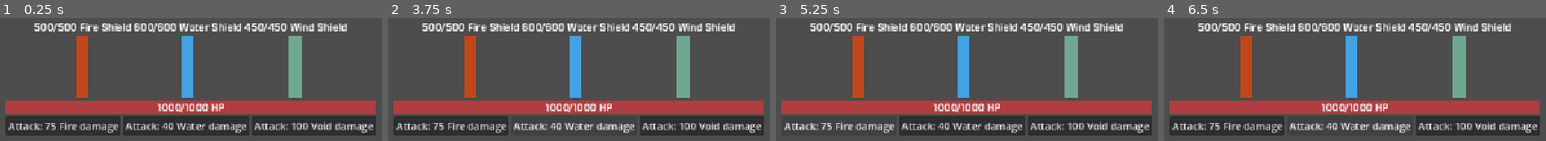
Above: before the commit, frames 1-4 (left to right).
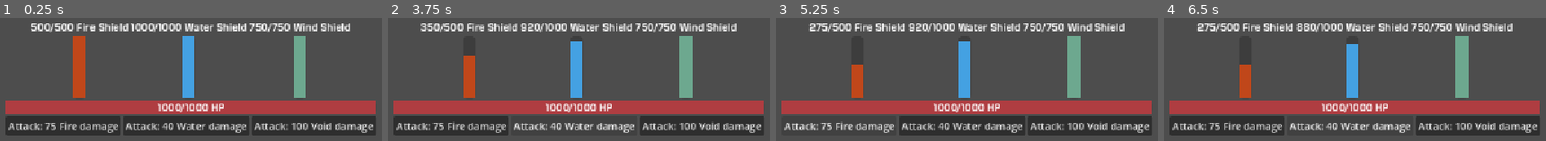
Above: after the commit, the same moments.

Repository: Hazarral/goodnight-Lerax-xathos
Game: Godot game, scene res://canvas_layer.tscn
Same seed, same stepped clock (60 frames per second), same inputs: the game is played once before the commit and once after it.
Inputs:
- Up to frame 1 (0.25 s): no input
- Up to frame 2 (3.75 s): click "Attack: 75 Fire damage" at 0.5 s; click "Attack: 40 Water damage" at 1.25 s; click "Attack: 100 Void damage" at 2 s; click "Attack: 75 Fire damage" at 2.75 s; click "Attack: 40 Water damage" at 3.5 s
- Up to frame 3 (5.25 s): click "Attack: 100 Void damage" at 4.25 s; click "Attack: 75 Fire damage" at 5 s
- Up to frame 4 (6.5 s): click "Attack: 40 Water damage" at 5.75 s

The runs differ from the first frame. In frame 1, 6.3% of the frame differs, in the area x 8-92%, y 4-65%; in frame 2, 5.7%; in frame 3, 6.0%; in frame 4, 6.1%.

Commit message:
updated to entity

Diff:
--- a/canvas_layer.tscn
+++ b/canvas_layer.tscn
@@ -34,17 +34,12 @@
 
 [node name="FireShield" parent="VBoxContainer/Shields" unique_id=1984936909 instance=ExtResource("2_mx0kw")]
 layout_mode = 2
-shield_max_value = 500
 
 [node name="WaterShield" parent="VBoxContainer/Shields" unique_id=63942217 instance=ExtResource("2_mx0kw")]
 layout_mode = 2
-damage_type = 1
-shield_max_value = 600
 
 [node name="WindShield" parent="VBoxContainer/Shields" unique_id=214922995 instance=ExtResource("2_mx0kw")]
 layout_mode = 2
-damage_type = 2
-shield_max_value = 450
 
 [node name="HPBar" type="ProgressBar" parent="VBoxContainer" unique_id=598835160]
 custom_minimum_size = Vector2(100, 20)
--- /dev/null
+++ b/system/dummy.tres
@@ -0,0 +1,10 @@
+[gd_resource type="Resource" script_class="EntityTemplate" format=3 uid="uid://puaky2d14ytj"]
+
+[ext_resource type="Script" uid="uid://nf30jicvf3ri" path="res://system/entity_template.gd" id="1_sk481"]
+
+[resource]
+script = ExtResource("1_sk481")
+entity_name = &"Dummy"
+max_hp = 1000
+max_shields = PackedInt64Array(500, 1000, 750, 0, 0, 0, 0, 0)
+metadata/_custom_type_script = "uid://nf30jicvf3ri"
--- a/system/entity.gd
+++ b/system/entity.gd
@@ -5,6 +5,8 @@
 
 var current_hp : int
 var current_shields : PackedInt64Array
+
+var is_dead := false
 
 ## Template will be duplicated
 
@@ -16,3 +18,55 @@
 	current_shields.resize(DamageAndDoT.ELEMENT_COUNT)
 	for i in range(DamageAndDoT.ELEMENT_COUNT):
 		current_shields[i] = floori(template.max_shields[i] * magnification)
+
+func is_any_shield_breached() -> bool:
+	for i in range(DamageAndDoT.ELEMENT_COUNT):
+		if template.max_shields[i] > 0 and current_shields[i] <= 0:
+			return true
+	return false
+
+func has_no_shields() -> bool:
+	for i in range(DamageAndDoT.ELEMENT_COUNT):
+		if template.max_shields[i] > 0:
+			return false
+	return true
+
+func take_damage(damage_type: DamageAndDoT.DamageType, incoming_damage: int) -> void:
+	if is_dead:
+		return
+
+	# 1. Void Special Case
+	if damage_type == DamageAndDoT.DamageType.VOID:
+		if is_any_shield_breached() or has_no_shields():
+			reduce_hp(incoming_damage)
+		else:
+			# TODO: Implement your loop here to find the lowest active shield
+			print("Void no breach logic not yet implemented.")
+
+		return
+
+	# 2. Resonance (Direct Match) Case
+	if template.max_shields[damage_type] > 0:
+		var shield_hp = current_shields[damage_type]
+		if shield_hp > 0:
+			var damage_to_shield = mini(shield_hp, incoming_damage)
+			current_shields[damage_type] -= damage_to_shield
+
+			var surplus = incoming_damage - damage_to_shield
+			if surplus > 0:
+				reduce_hp(surplus)
+			return
+
+		# Shield is broken, matching damage goes straight to HP
+		reduce_hp(incoming_damage)
+		return
+
+	# 3. Wrong Element Case (50% Penalty, hits weakest shield)
+	# TODO: Implement your loop here to find the lowest active shield
+	# and apply floori(incoming_damage * 0.5) to it.
+	print("Wrong element logic not yet implemented.")
+
+func reduce_hp(amount: int) -> void:
+	current_hp = maxi(0, current_hp - amount)
+	if current_hp <= 0:
+		is_dead = true
--- a/system/ui/shield_group.gd
+++ b/system/ui/shield_group.gd
@@ -1,32 +1,24 @@
-class_name ShieldGroup
+class_name ShieldUI
 extends VBoxContainer
-
-@export var damage_type : DamageAndDoT.DamageType
-@export var shield_max_value : int
 
 @onready var shield_label := $ShieldLabel
 @onready var shield_bar := $ShieldBar
 
-var shield_current_value : int
-
 const SHIELD_LABEL_TEXT := "%d/%d %s Shield"
 
-func _ready() -> void:
-	setup_shield()
-	update_shield_bar(shield_max_value)
-
-func setup_shield() -> void:
-	shield_bar.max_value = shield_max_value
-	shield_current_value = shield_max_value
-	shield_bar.value = shield_max_value
+# Called once when creating the UI
+func setup_visuals(damage_type: int, max_val: int) -> void:
+	shield_bar.max_value = max_val
+	shield_bar.value = max_val
 
 	var new_style = StyleBoxFlat.new()
 	new_style.bg_color = Color(DamageAndDoT.get_damage_color_hex(damage_type))
 	shield_bar.add_theme_stylebox_override("fill", new_style)
 
-func is_breached() -> bool:
-	return shield_current_value <= 0
-
-func update_shield_bar(new_value : int) -> void:
-	shield_label.text = SHIELD_LABEL_TEXT % [shield_bar.value, shield_bar.max_value, DamageAndDoT.get_damage_type_name(damage_type)]
-	shield_bar.value = new_value
+func update_visuals(damage_type: int, current_val: int, max_val: int) -> void:
+	shield_bar.value = current_val
+	shield_label.text = "%d/%d %s Shield" % [
+		current_val,
+		max_val,
+		DamageAndDoT.get_damage_type_name(damage_type)
+	]
--- a/test.gd
+++ b/test.gd
@@ -1,67 +1,88 @@
 extends CanvasLayer
 
-## Shields
+# 1. The Model Reference
+var target_entity : Entity
 
-## HP
+# 2. UI References
 @onready var hp_bar := $VBoxContainer/HPBar
 @onready var hp_label := $VBoxContainer/HPBar/Label
-@export var max_hp := 1000
-@export var current_hp := max_hp
-var is_dead := false
 
-## Attacks
 @onready var fire_attack_button := $VBoxContainer/AttackButtons/FireAttack
+@onready var water_attack_button := $VBoxContainer/AttackButtons/WaterAttack
+@onready var void_attack_button := $VBoxContainer/AttackButtons/VoidAttack
+
+# Map Enum strictly to the ShieldUI scripts
+var shield_nodes : Dictionary[DamageAndDoT.DamageType, ShieldUI] = {}
+
 @export var fire_damage := 75
-
-@onready var water_attack_button := $VBoxContainer/AttackButtons/WaterAttack
 @export var water_damage := 40
-
-@onready var void_attack_button := $VBoxContainer/AttackButtons/VoidAttack
 @export var void_damage := 100
 
-## Text
-const FIRE_SHIELD_TEXT := "%d/%d Fire Shield"
-const WATER_SHIELD_TEXT := "%d/%d Water Shield"
-const HP_LABEL_TEXT := "%d/%d HP"
-
 func _ready() -> void:
-	update_hp_bar()
-
 	fire_attack_button.text = "Attack: %d Fire damage" % fire_damage
 	water_attack_button.text = "Attack: %d Water damage" % water_damage
 	void_attack_button.text = "Attack: %d Void damage" % void_damage
 
-func update_hp_bar() -> void:
-	if is_dead:
+	# Register the UI components using Enum keys
+	shield_nodes[DamageAndDoT.DamageType.FIRE] = $VBoxContainer/Shields/FireShield
+	shield_nodes[DamageAndDoT.DamageType.WATER] = $VBoxContainer/Shields/WaterShield
+	shield_nodes[DamageAndDoT.DamageType.WIND] = $VBoxContainer/Shields/WindShield
+
+	# NOTE: To test this, you must instantiate target_entity here.
+	target_entity = Entity.new(preload("res://system/dummy.tres"))
+	init_ui()
+
+func init_ui() -> void:
+	if target_entity == null:
+		push_error("target_entity is null. Cannot initialize UI.")
+		return
+
+	hp_bar.max_value = target_entity.template.max_hp
+
+	for damage_type : DamageAndDoT.DamageType in shield_nodes:
+		var max_shield : int = target_entity.template.max_shields[damage_type]
+
+		# Setup UI only (logic remains in Entity)
+		shield_nodes[damage_type].setup_visuals(damage_type, max_shield)
+
+	refresh_all_ui()
+
+func refresh_all_ui() -> void:
+	if not target_entity:
+		return
+
+	# Update HP
+	if target_entity.is_dead:
 		hp_label.text = "DEAD!"
 		hp_bar.value = 0.0
+	else:
+		hp_label.text = "%d/%d HP" % [target_entity.current_hp, target_entity.template.max_hp]
+		hp_bar.value = target_entity.current_hp
+
+	# Update Shields
+	for damage_type : DamageAndDoT.DamageType in shield_nodes:
+		var current_shield: int = target_entity.current_shields[damage_type]
+		var max_shield: int = target_entity.template.max_shields[damage_type]
+
+		shield_nodes[damage_type].update_visuals(damage_type, current_shield, max_shield)
+
+# --- Input Handling ---
+
+func apply_attack(damage_type: DamageAndDoT.DamageType, amount: int) -> void:
+	if not target_entity or target_entity.is_dead:
 		return
 
-	hp_label.text = HP_LABEL_TEXT % [current_hp, max_hp]
-	hp_bar.value = current_hp
+	# 1. Funnel attack into the Entity
+	target_entity.take_damage(damage_type, amount)
 
-func damage_hp(damage_to_hp : int) -> void:
-	current_hp = maxi(0, current_hp - damage_to_hp)
-	if current_hp <= 0:
-		print("Target killed!")
-		is_dead = true
-
-	update_hp_bar()
-
-func damage(damage_type : DamageAndDoT.DamageType, incoming_damage : int) -> void:
-	if is_dead:
-		print("Target already dead! You can absorb them instead.")
-		return
-
-	print("Damage function not implemented")
+	# 2. Re-sync the View
+	refresh_all_ui()
 
 func _on_fire_attack_pressed() -> void:
-	damage(DamageAndDoT.DamageType.FIRE, fire_damage)
-	print("Called damage function for fire")
+	apply_attack(DamageAndDoT.DamageType.FIRE, fire_damage)
 
 func _on_water_attack_pressed() -> void:
-	damage(DamageAndDoT.DamageType.WATER, water_damage)
-
+	apply_attack(DamageAndDoT.DamageType.WATER, water_damage)
 
 func _on_void_attack_pressed() -> void:
-	damage(DamageAndDoT.DamageType.VOID, void_damage)
+	apply_attack(DamageAndDoT.DamageType.VOID, void_damage)
